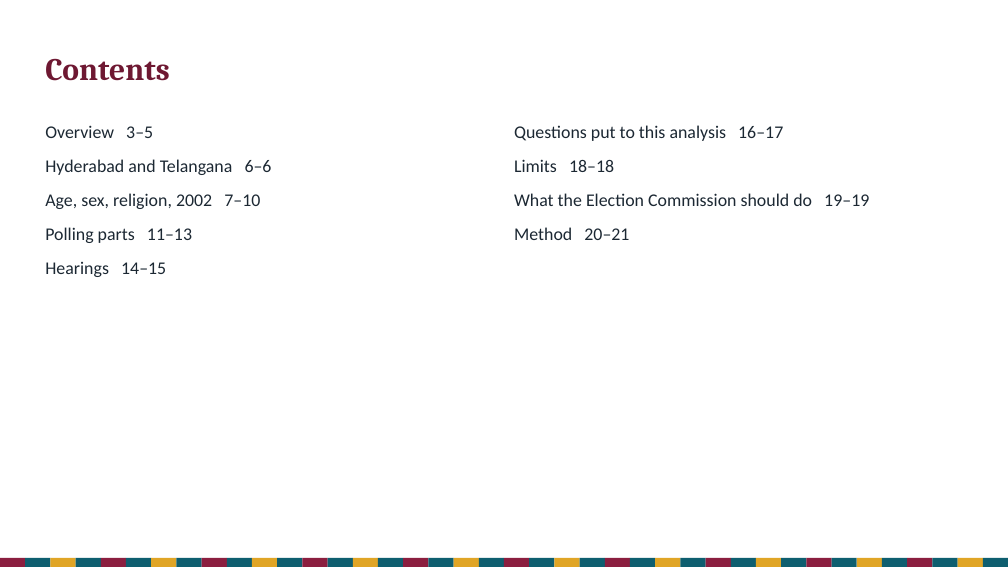
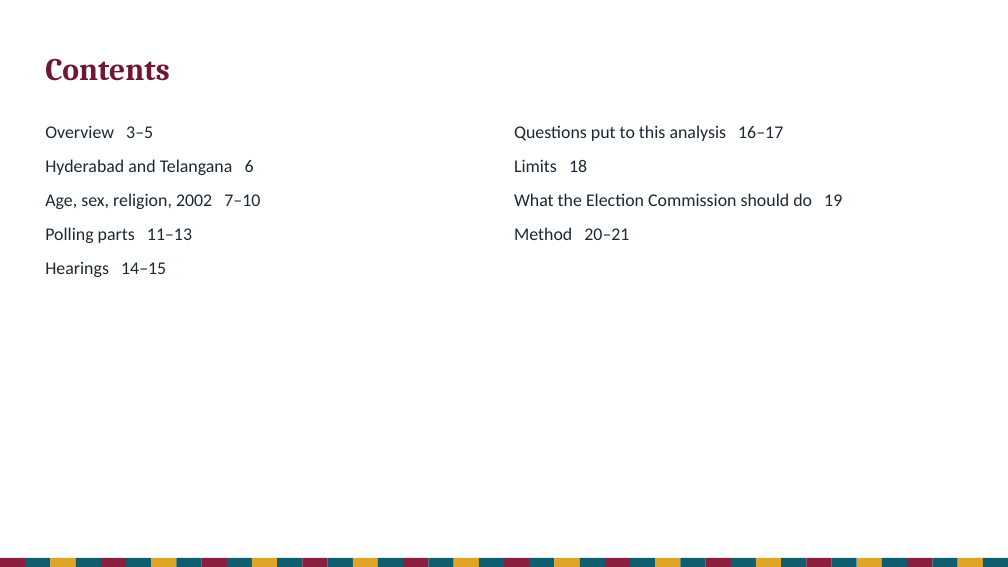
Before and after one commit to Varnasr/INDIA-DATA, a slide deck: slide 2 of reports/hyderabad-old-city-sir-2026-deck.pptx. Drawn at 1008x567 pixels with LibreOffice and Linux fonts; fonts in the diff are those of the drawing. Boxes give left, top, right and bottom in pixels: in the first picture for what was removed or moved away, otherwise in the second. Text is boxed around its words. In the diff, an @@ line names an element or a change of style, - is before the commit and + after.

```diff
--- a/reports/hyderabad-old-city-sir-2026-deck.pptx
+++ b/reports/hyderabad-old-city-sir-2026-deck.pptx
@@ text at box(45, 159, 254, 175): text changed @@
-Hyderabad and Telangana 6–6
+Hyderabad and Telangana 6
@@ text at box(514, 159, 842, 206): text changed @@
-Limits 18–18
-What the Election Commission should do 19–19
+Limits 18
+What the Election Commission should do 19
```
Also in this commit, not shown: 3 other files.
